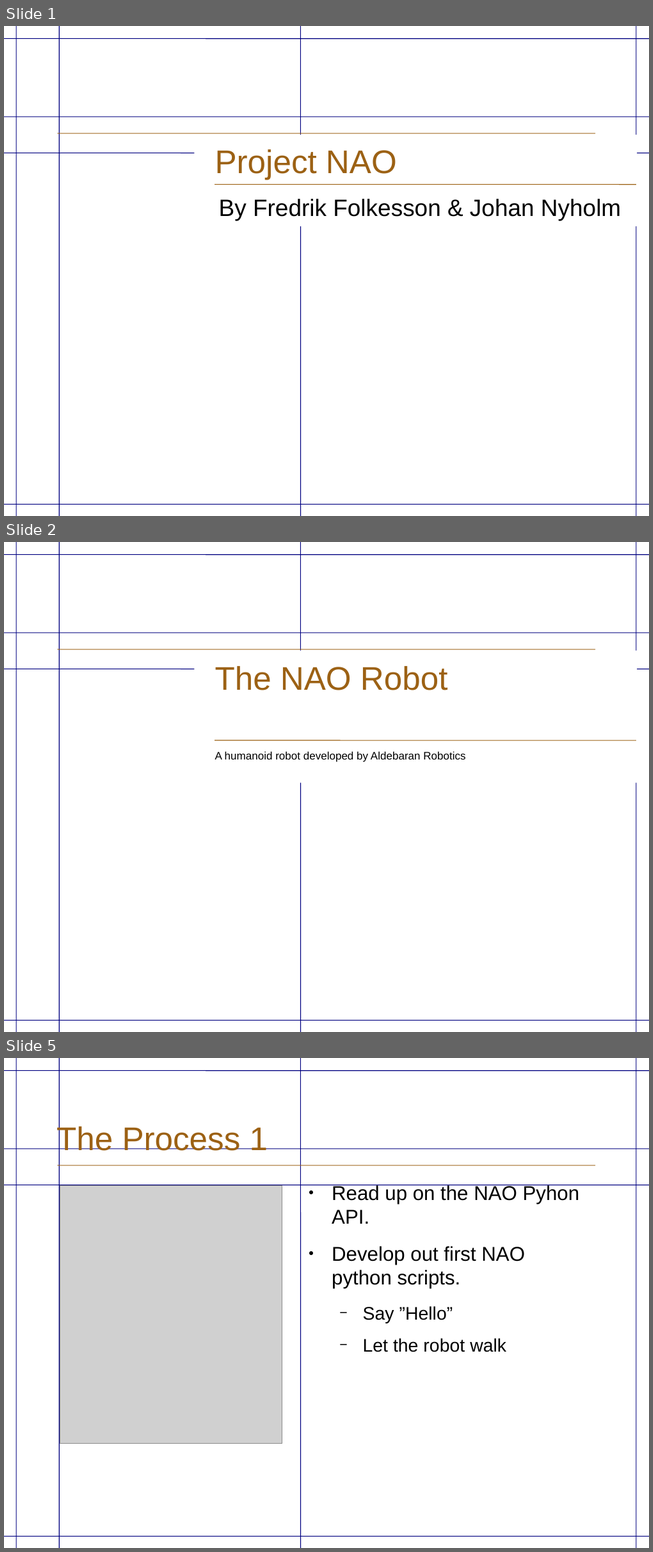
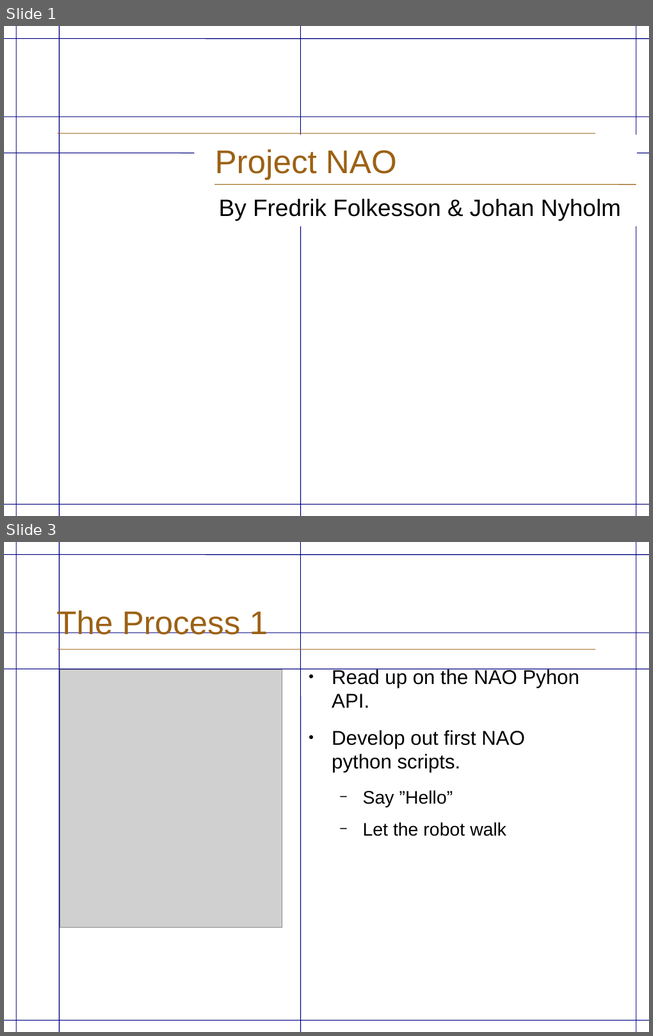
Before and after one commit to TabTabTab/NaoPresentation, a slide deck: NAOPresentation.odp. Shown one above the other, each under a label of ours: slides 1, 2 and 5 before the commit, slides 1 and 3 after it; the slides between them are not shown. The pictures are 653x1552 and 653x1036 pixels, drawn with LibreOffice and Linux fonts; fonts in the diff are those of the drawing; grey boxes stand for pictures; background and template pictures are left out. Boxes give left, top, right and bottom in pixels: in the first picture for what was removed or moved away, otherwise in the second. Text is boxed around its words. In the diff, an @@ line names an element or a change of style, - is before the commit and + after.

```diff
--- a/NAOPresentation.odp
+++ b/NAOPresentation.odp
@@ slide 2 removed at bbox=[4, 542, 649, 1032], background picture (left out); not listed: 9 template elements that a slide beside it also shows @@
@@ rectangle removed at bbox=[194, 651, 638, 783] @@
@@ title removed at bbox=[215, 666, 448, 690] @@
-The NAO Robot
@@ line removed from (215, 740) to (637, 740) @@
@@ subtitle removed at bbox=[215, 751, 465, 762] @@
-A humanoid robot developed by Aldebaran Robotics
@@ what was slide 5 is now slide 3 @@
```
Also in this commit, not shown: 3 slides changed, 1 other slide removed, 1 other file.
